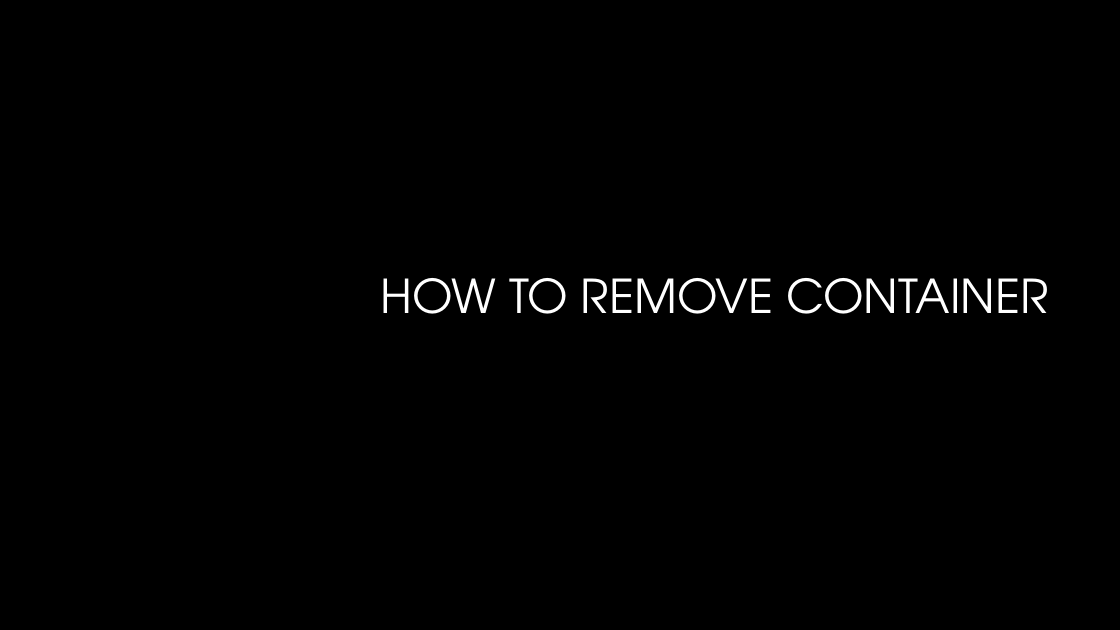
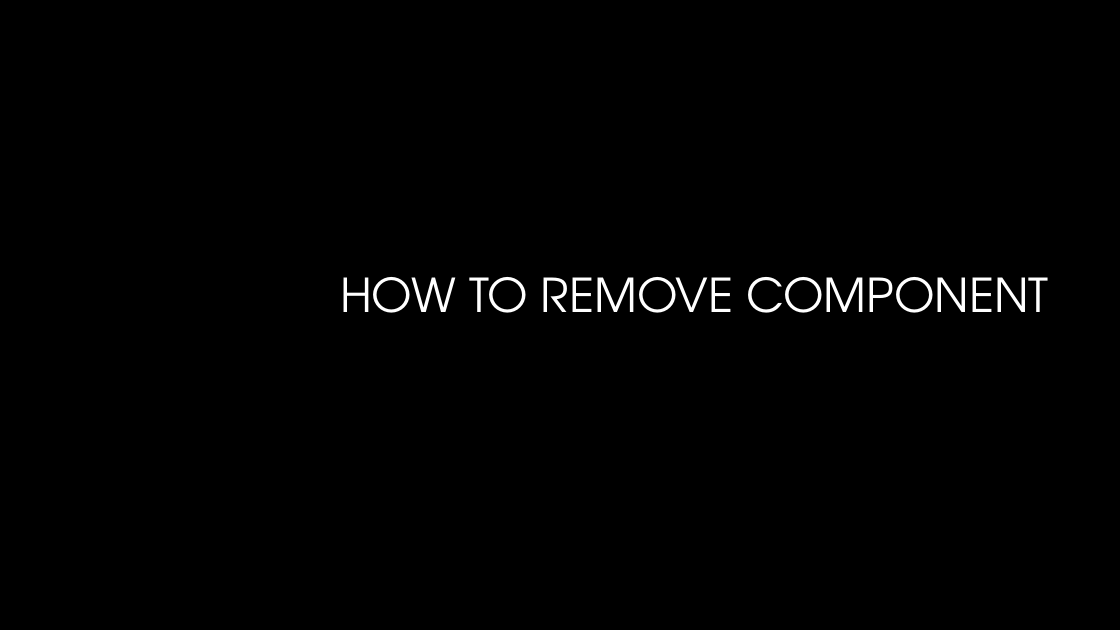
Before and after one commit to mjarzebkowski/AGH_ReactContainersPresentation, a slide deck: slide 14 of ReactContainers.pptx (slide 5 before the commit). Drawn at 1120x630 pixels with LibreOffice and Linux fonts; fonts in the diff are those of the drawing; background and template pictures are left out. Boxes give left, top, right and bottom in pixels: in the first picture for what was removed or moved away, otherwise in the second. Text is boxed around its words. In the diff, an @@ line names an element or a change of style, - is before the commit and + after.

```diff
--- a/ReactContainers.pptx
+++ b/ReactContainers.pptx
@@ title at box(340, 277, 1048, 313): text changed @@
-HOW TO REMOVE CONTAINER
+HOW TO REMOVE COMPONENT
```
Also in this commit, not shown: 6 other slides changed, 9 slides added, 1 other file.
